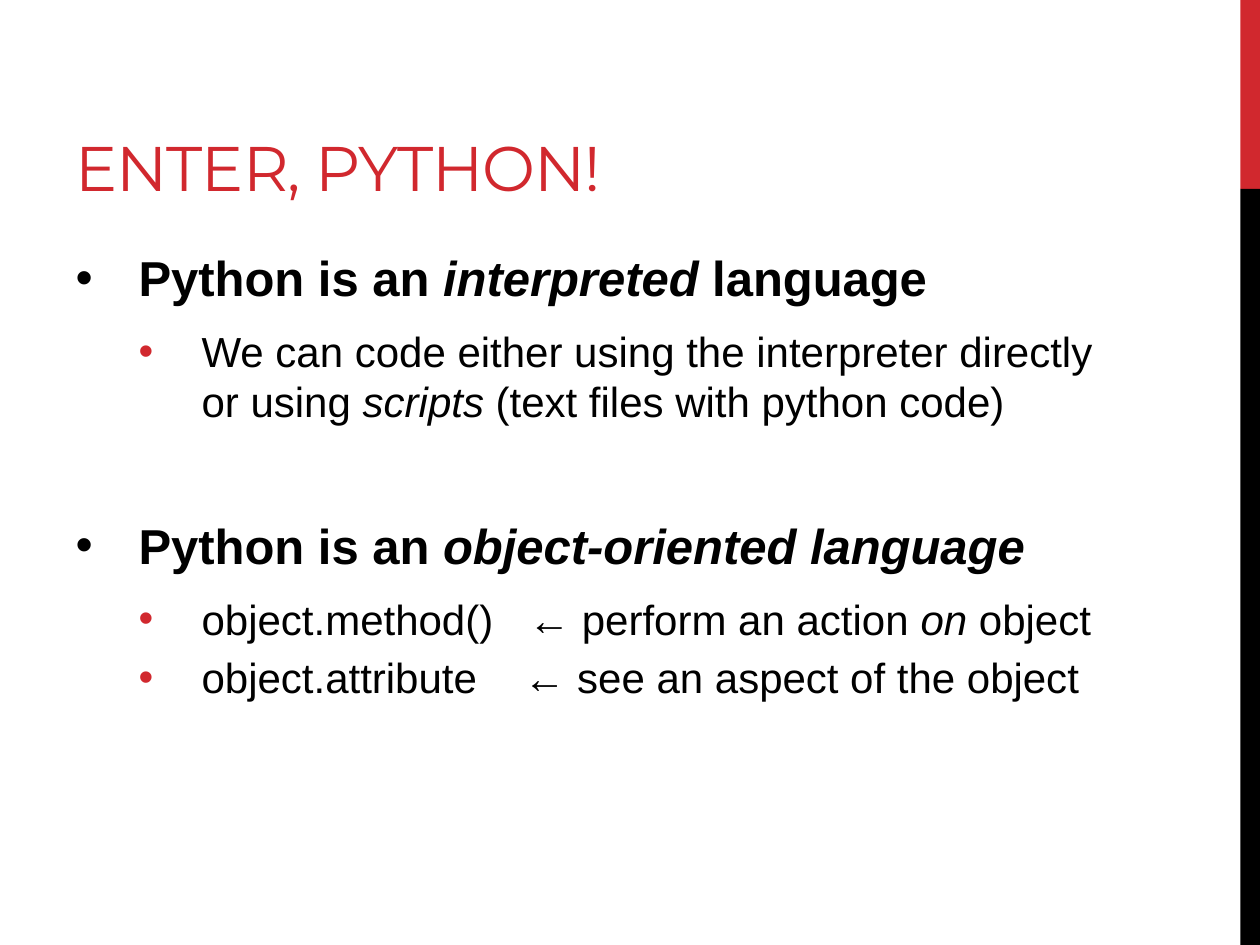
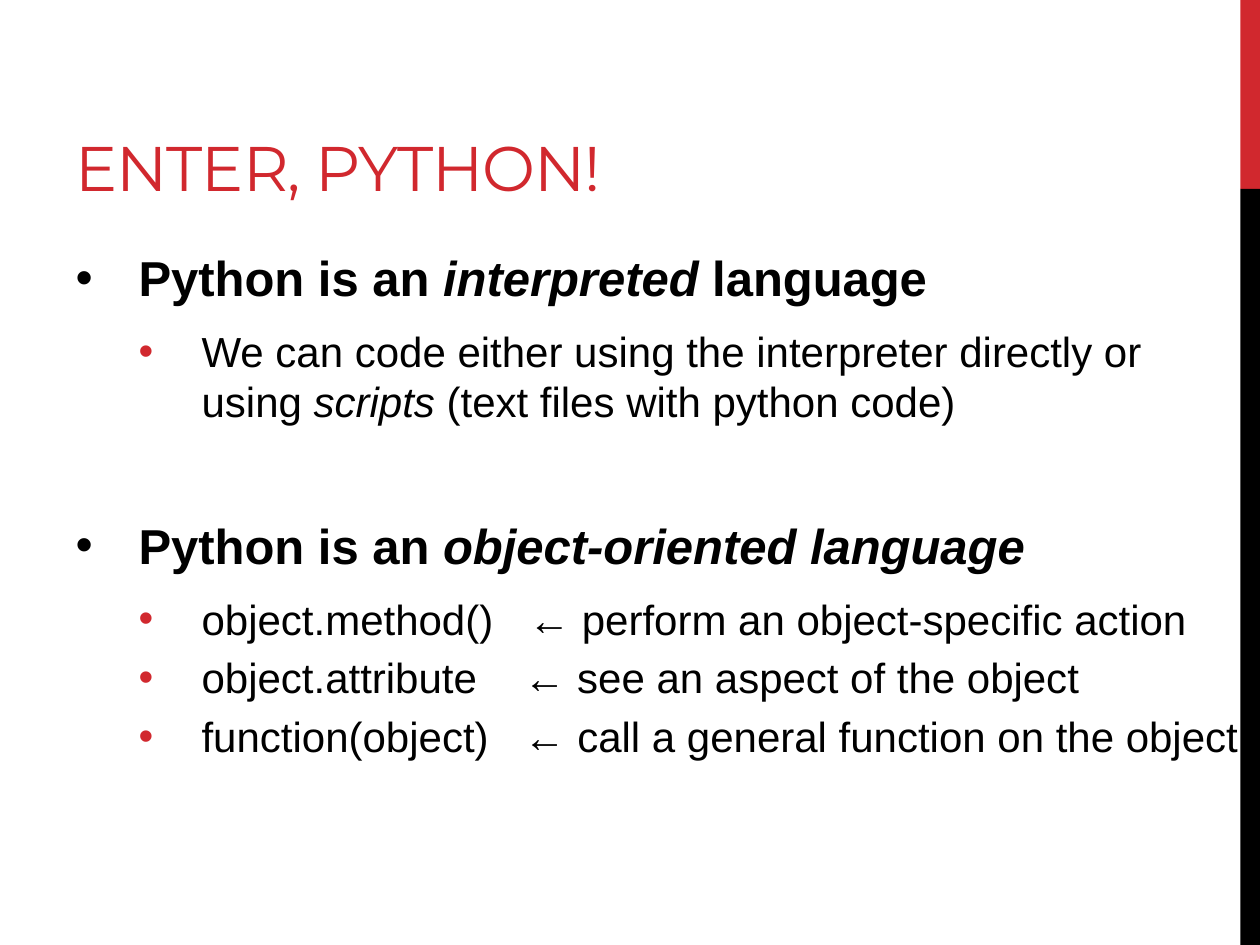
Before and after one commit to BjornFJohansson/ccbb_bigdata2015_python, a slide deck: slide 21 of slides/day1_slides.pptx. Drawn at 1260x945 pixels with LibreOffice and Linux fonts; fonts in the diff are those of the drawing. Boxes give left, top, right and bottom in pixels: in the first picture for what was removed or moved away, otherwise in the second. Text is boxed around its words. In the diff, an @@ line names an element or a change of style, - is before the commit and + after.

```diff
--- a/slides/day1_slides.pptx
+++ b/slides/day1_slides.pptx
@@ text at [202, 604, 1186, 643]: text changed @@
-  • object.method() ← perform an action on object
+  • object.method() ← perform an object-specific action
@@ text at [202, 721, 1238, 761]: paragraph added @@
+  • function(object) ← call a general function on the object
```
Also in this commit, not shown: 17 other slides changed, 1 slide added, 1 other file.
